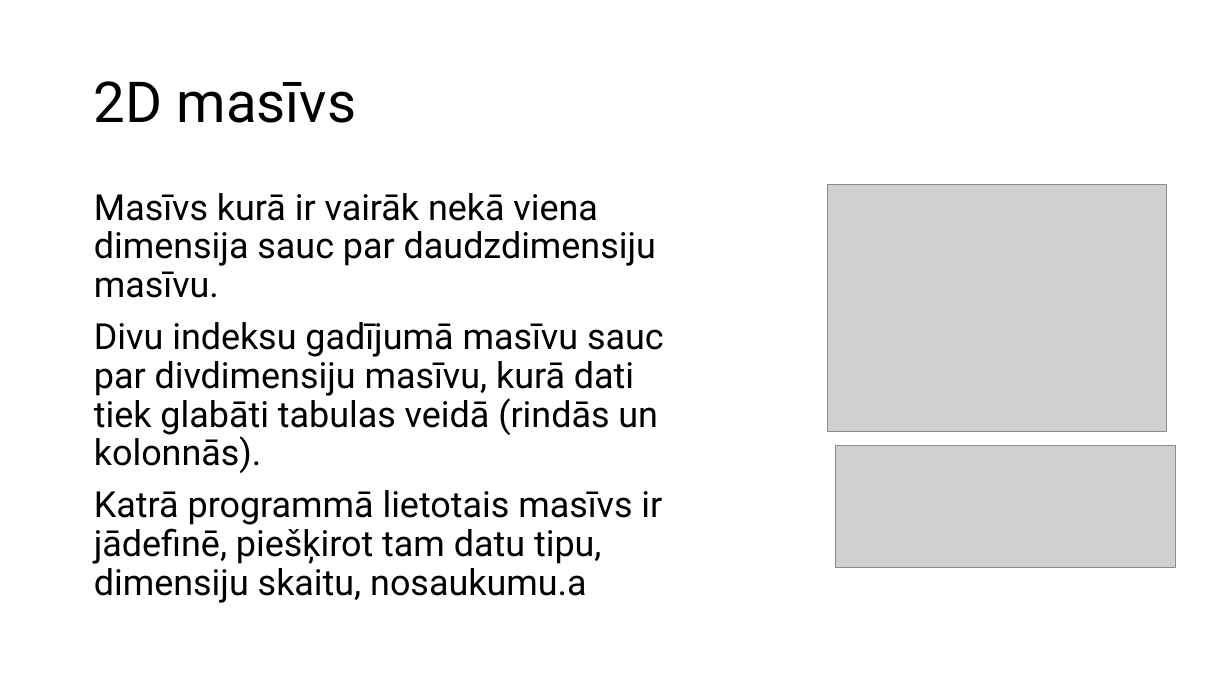
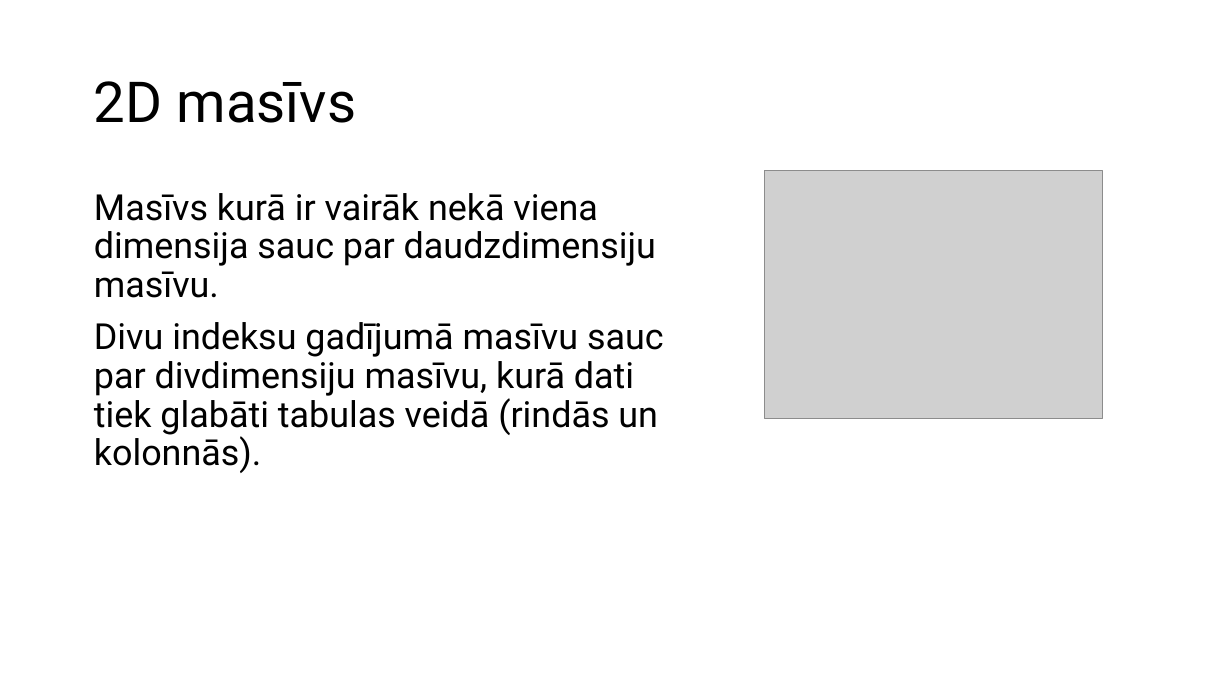
Before and after one commit to Andrejatsm/Eksamens, a slide deck: slide 2 of 2D Array.pptx. Drawn at 1232x693 pixels with LibreOffice and Linux fonts; fonts in the diff are those of the drawing; grey boxes stand for pictures. Boxes give left, top, right and bottom in pixels: in the first picture for what was removed or moved away, otherwise in the second. Text is boxed around its words. In the diff, an @@ line names an element or a change of style, - is before the commit and + after.

```diff
--- a/2D Array.pptx
+++ b/2D Array.pptx
@@ picture: place and size @@
-picture at box(828, 185, 1167, 433)
+picture at box(764, 171, 1104, 419)
@@ picture removed at box(836, 445, 1177, 567) @@
@@ text at box(94, 490, 662, 603): paragraph removed @@
-Katrā programmā lietotais masīvs ir jādefinē, piešķirot tam datu tipu, dimensiju skaitu, nosaukumu.a
```
Also in this commit, not shown: 2 other slides changed, 10 slides added, 1 slide removed, 1 other file.
